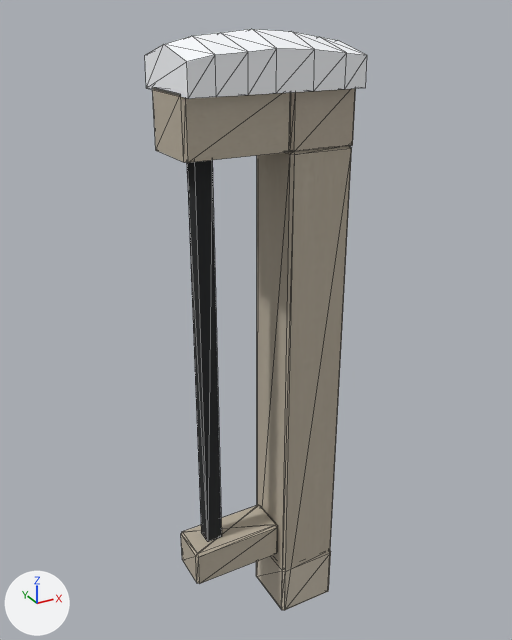
What one commit did to the glTF model assets/environments/winter/props/railing_snow_end.glb.
One viewpoint serves both versions: a 50 mm camera at (-0.557, -1.012, 1.154) aimed at (0.015, 0.028, 0.634). Every picture has the same lights, and +X, +Y and +Z are marked at lower left. The picture after the commit comes second. Mesh edges are drawn as thin lines. Vertices at exactly the same position are counted once.

Before the edit, the objects in view are built like this:
```python
me_canonical_base = bpy.data.meshes.new('canonical_base')
me_canonical_base.from_pydata(...)  # 132 vertices, 252 faces; spans x -0.15..0.15, y -0.06..0.06, z 0.0..1.05
# faces by material slot: [240, 12]
me_canonical_base.materials.append(mat_railing_timber)
me_canonical_base.materials.append(mat_railing_metal)
me_snow_accumulation = bpy.data.meshes.new('snow_accumulation')
me_snow_accumulation.from_pydata(...)  # 35 vertices, 66 faces; spans x -0.15..0.15, y -0.08..0.08, z 1.041..1.126
me_snow_accumulation.materials.append(mat_snow)
ob_canonical_base = bpy.data.objects.new('canonical_base', me_canonical_base)
ob_canonical_base.location = (0.0, 0.0, 0.0)
ob_snow_accumulation = bpy.data.objects.new('snow_accumulation', me_snow_accumulation)
ob_snow_accumulation.location = (0.0, 0.0, 0.0)
```
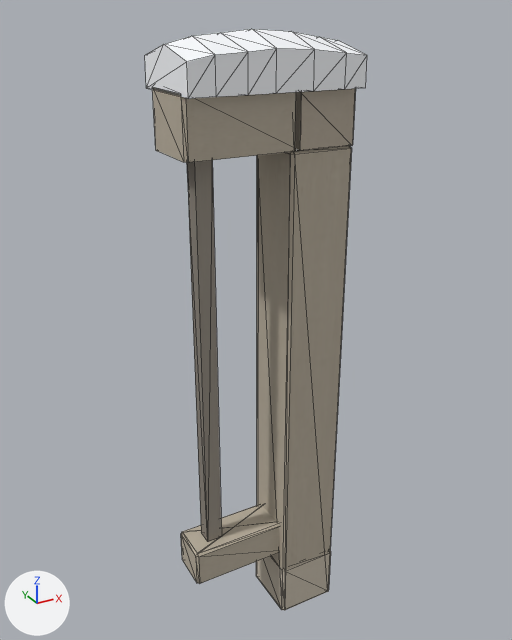
The change in detail:
me_canonical_base is used by ob_canonical_base; location (0.0, 0.0, 0.0).
me_canonical_base had 132 vertices, 252 faces and spanned x -0.15..0.15, y -0.06..0.06, z 0.0..1.05.
me_canonical_base now has 136 vertices, 252 faces and spans x -0.15..0.15, y -0.06..0.06, z 0.0..1.05.
Part 1, on me_canonical_base:
21 vertices are removed from x -0.06..0.03, y -0.06..0.06, z 0.14..1.05.
183 faces are deleted.
3 vertices in x -0.06, y 0.0, z 0.14..1.05 move by (0.01, 0.0, 0.0).
25 vertices are added at x -0.05..0.05, y -0.06..0.06, z 0.14..1.05.
183 new faces join them, mat_railing_timber.
me_canonical_base part 2: 69 kept faces spanning x -0.15..0.15, y -0.06..0.06, z 0.0..1.05 get new texture (UV) coordinates.

Pixel boxes (x1, y1, x2, y2) of what changed, in the pictures (512 x 640 px; the box of a moved part takes in the faces that stretch with it):
part 1 of me_canonical_base, moved or reshaped
    both: (152, 87, 356, 610)
part 2 of me_canonical_base, surface changed (black to grey)
    both: (187, 160, 225, 545)
